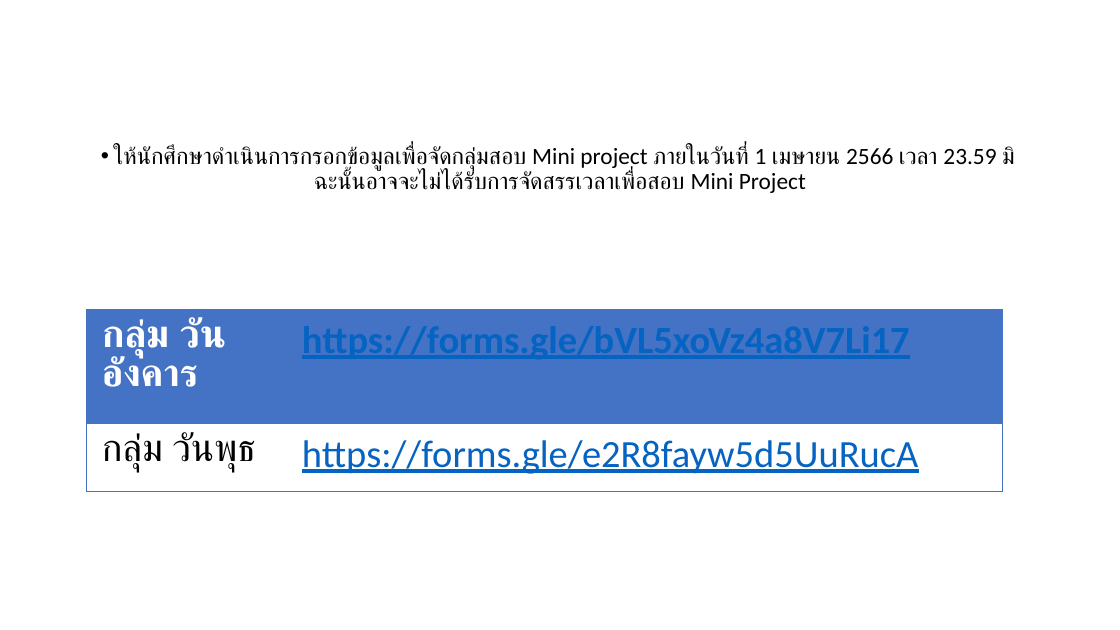
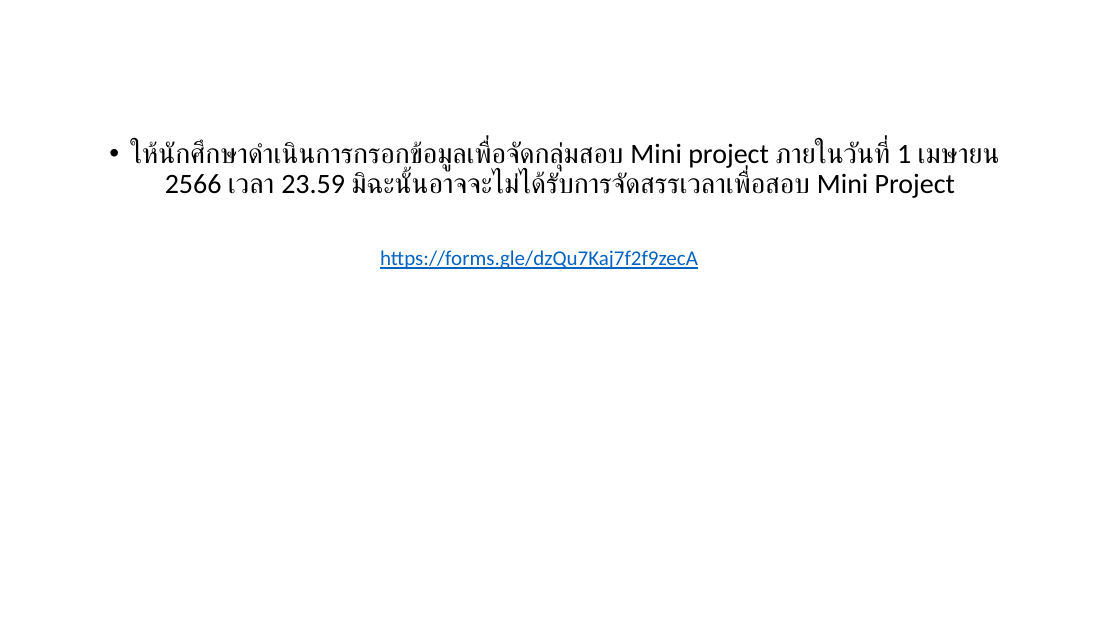
Before and after one commit to Tuchsanai/SOFTWARE-DEVELOPMENT-TOOLS-AND-ENVIRONMENTS, a slide deck: slide 4 of Week10/Mini_project.pptx. Drawn at 1120x630 pixels with LibreOffice and Linux fonts; fonts in the diff are those of the drawing. Boxes give left, top, right and bottom in pixels: in the first picture for what was removed or moved away, otherwise in the second. Text is boxed around its words. In the diff, an @@ line names an element or a change of style, - is before the commit and + after.

```diff
--- a/Week10/Mini_project.pptx
+++ b/Week10/Mini_project.pptx
@@ text "ให้นักศึกษาดำเนินการกรอกข้อมูลเพื่อจัดกลุ่มสอบ Mini project  ..." at (x1=130, y1=141, x2=1000, y2=198): size 20 to 24 pt @@
@@ text added at (x1=380, y1=250, x2=698, y2=269), 18 pt, text #0563C1, underline @@
+https://forms.gle/dzQu7Kaj7f2f9zecA
@@ table removed at (x1=87, y1=309, x2=1003, y2=491), 2 rows, 2 columns @@
-กลุ่ม วันอังคาร | https://forms.gle/bVL5xoVz4a8V7Li17
-กลุ่ม วันพุธ | https://forms.gle/e2R8fayw5d5UuRucA
```
Also in this commit, not shown: 2 other files.
